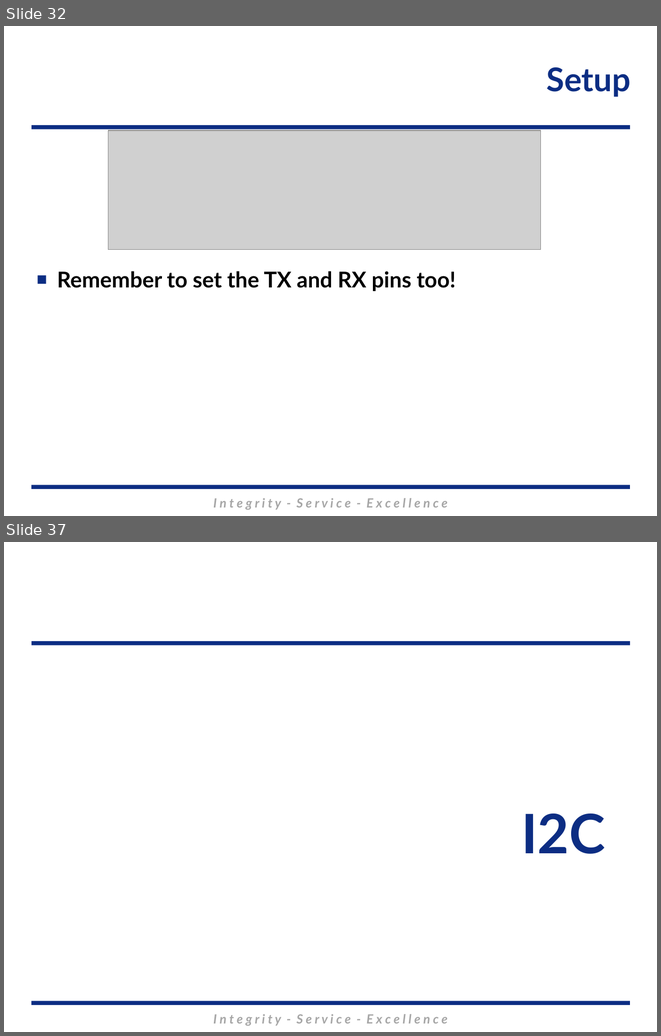
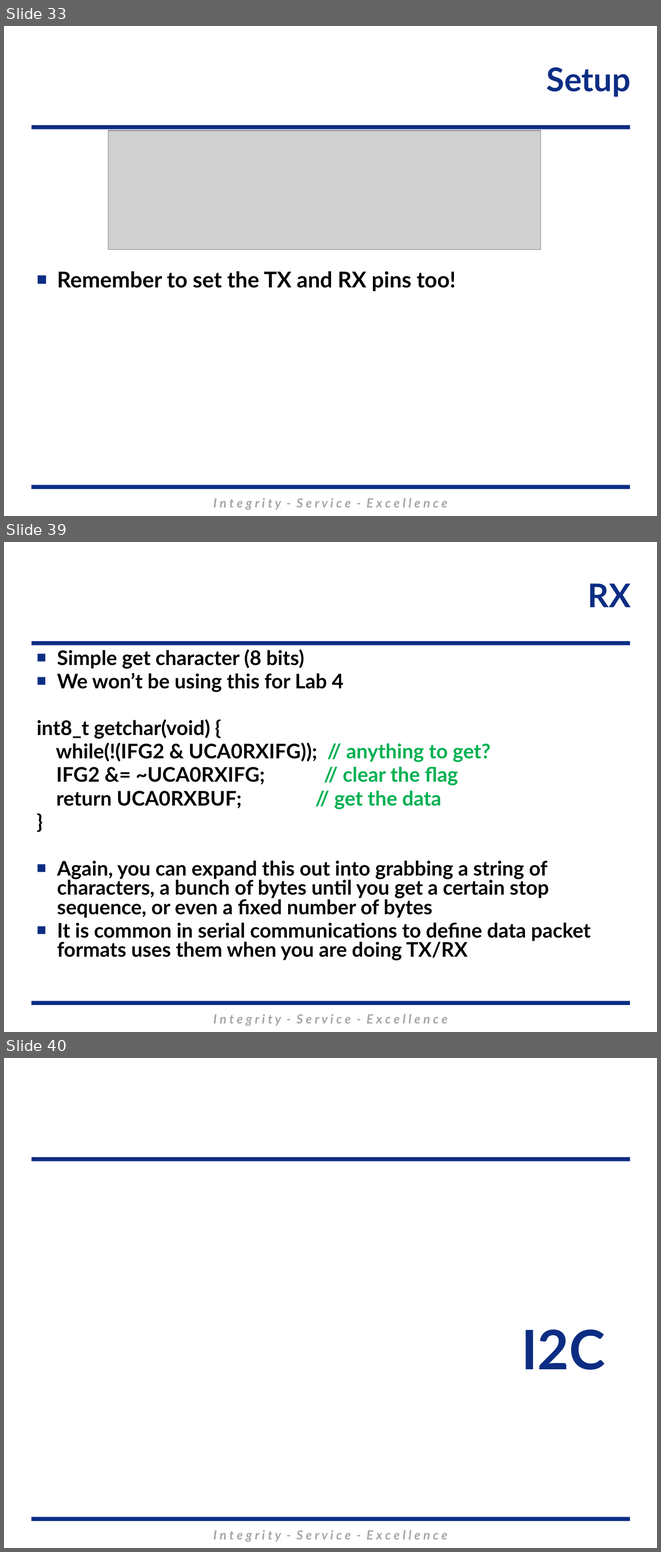
Before and after one commit to MarsUniversity/ECE382, a slide deck: source/lessons/lsn32-33-34/Lsn32-33-34.pptx. Shown one above the other, each under a label of ours: slides 32 and 37 before the commit, slides 33, 39 and 40 after it; the slides between them are not shown. The pictures are 661x1036 and 661x1552 pixels, drawn with LibreOffice and Linux fonts; fonts in the diff are those of the drawing; grey boxes stand for pictures; background and template pictures are left out. Boxes give left, top, right and bottom in pixels: in the first picture for what was removed or moved away, otherwise in the second. Text is boxed around its words. In the diff, an @@ line names an element or a change of style, - is before the commit and + after.

```diff
--- a/source/lessons/lsn32-33-34/Lsn32-33-34.pptx
+++ b/source/lessons/lsn32-33-34/Lsn32-33-34.pptx
@@ slide 39 added at (x1=4, y1=542, x2=657, y2=1032), background #FFFFFF; not listed: 3 template elements that a slide beside it also shows @@
@@ title added at (x1=588, y1=583, x2=631, y2=607), 36 pt, text #0C2D83, bold @@
+RX
@@ subtitle added at (x1=37, y1=649, x2=591, y2=960), 22.2 pt, text #000000, bold @@
+■ Simple get character (8 bits)
+■ We won’t be using this for Lab 4
+int8_t getchar(void) {
+while(!(IFG2 & UCA0RXIFG)); // anything to get?
+IFG2 &= ~UCA0RXIFG; // clear the flag
+return UCA0RXBUF; // get the data
+}
+■ Again, you can expand this out into grabbing a string of characters, a bunch of bytes until you get a certain stop sequence, or even a fixed number of bytes
+■ It is common in serial communications to define data packet formats uses them when you are doing TX/RX
@@ what was slide 32 is now slide 33 @@
@@ what was slide 37 is now slide 40 @@
```
Also in this commit, not shown: 9 slides changed, 8 other slides added, 3 slides removed.
